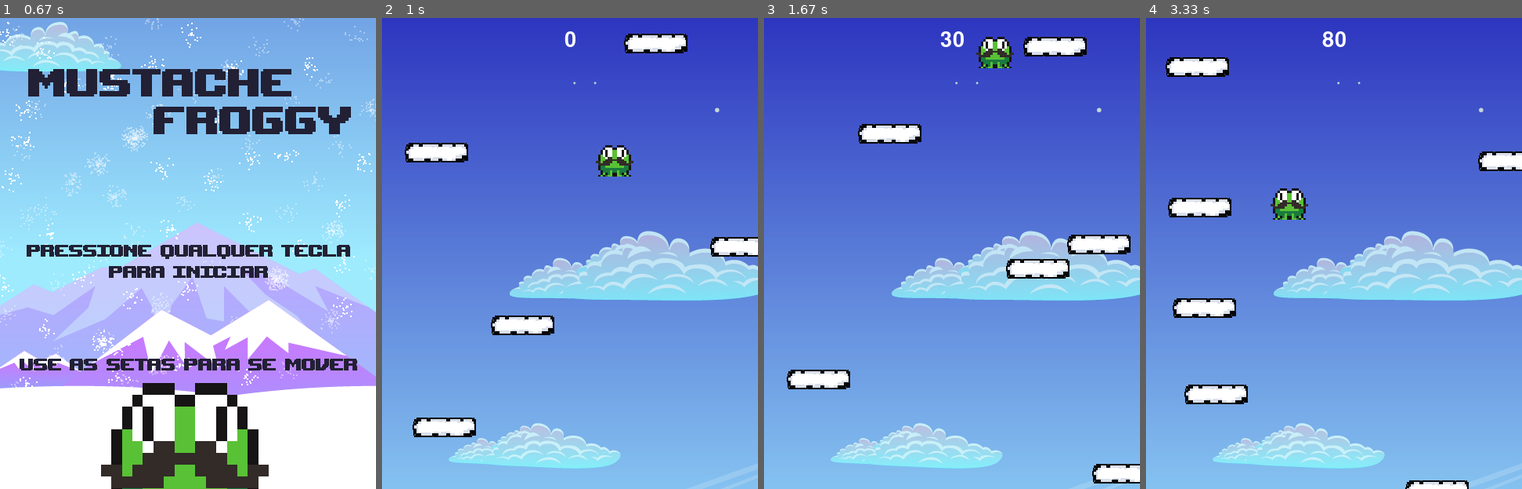
Above: before the commit, frames 1-4 (left to right).
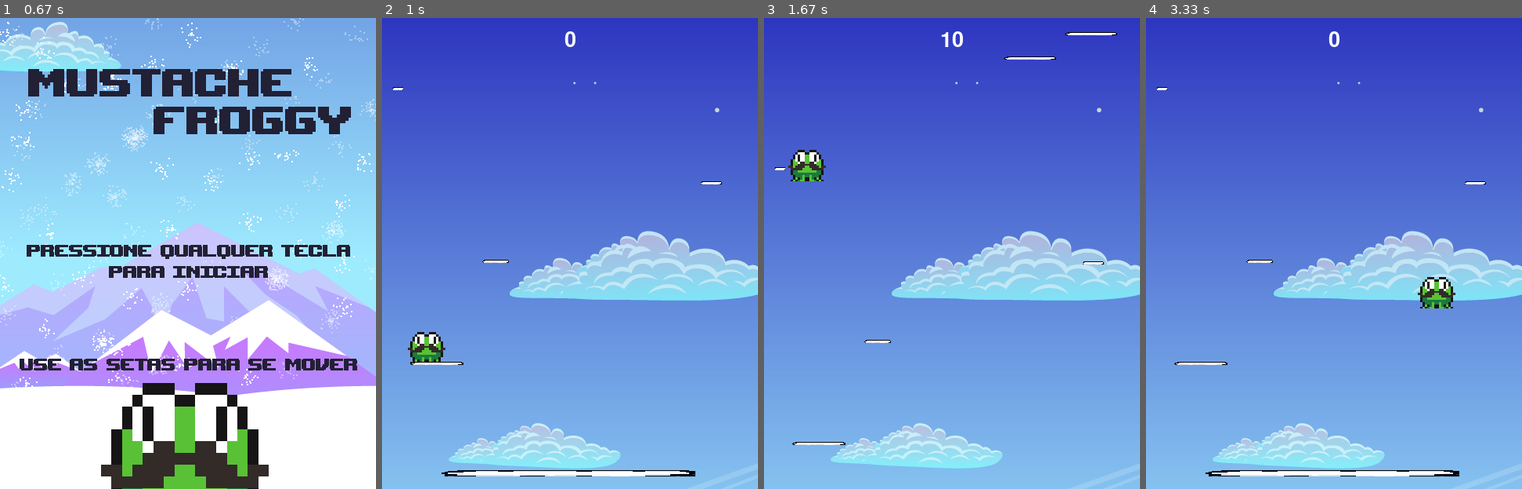
Above: after the commit, the same moments.

Repository: gabrielmmh/PyGame
Game: pygame game, started from main.py
Two runs of this game, one before a commit and one after it. Both use one fixed random seed, a clock stepped at 60 frames per second and the inputs below.
Inputs:
- Up to frame 1 (0.67 s): hold Right from 0.33 s (still down)
- Up to frame 2 (1 s): release Right at 0.8 s; hold Right from 0.83 s (still down)
- Up to frame 3 (1.67 s): release Right at 1.3 s; hold Left from 1.33 s (still down)
- Up to frame 4 (3.33 s): release Left at 1.87 s; hold Left 1.9-2.3 s; hold Right 2.33-2.97 s; hold Left from 3 s (still down)

Frame 1 is identical in both runs. In frame 2, 5.4% of the frame differs, in the area x 2-100%, y 3-98%; in frame 3, 5.4%; in frame 4, 5.8%, in the area x 2-100%, y 2-100%.

Commit message:
voltando 1

Diff:
--- a/main.py
+++ b/main.py
@@ -9,7 +9,7 @@
 
 class Jogo:
     def __init__(self):
-        # Inicializa a janela do jogo-----------------------------------
+        # Inicializa a janela do jogo
         pg.init()
         pg.mixer.init()
         self.screen = pg.display.set_mode((LARGURA, ALTURA))
@@ -22,7 +22,7 @@
 
 
     def load_data(self):
-        # insere a maior pontuação---------------------------------------
+        # insere a maior pontuação
         self.dir = path.dirname(__file__)
         with open(path.join(self.dir, MAIOR_PONT), 'w') as f:
             try:
@@ -31,27 +31,24 @@
                 self.maior_pont = 0
 
     def new(self):
-
-        # Coomeça um novo jogo----------------------------------------------
+        plat = Platform(0,ALTURA - 40 , LARGURA , 100)
+        plat2 = Platform(20,ALTURA - 300  , 100 , 40)
+        # Coomeça um novo jogo
         self.fundo = pg.image.load(path.join(img_dir, 'fundo.png')).convert()
         self.fundo_ret = self.fundo.get_rect()
         self.score = 0
         self.all_sprites = pg.sprite.Group()
         self.plataformas = pg.sprite.Group()
-        #Cria o player----------------------
+        #Cria o player
         self.player = Player()
         self.all_sprites.add(self.player)
-        #Cria as plataformas-----------------
+        #Cria as plataformas
         for p in LISTA_PLATS:
-            p = Platform(self,*p)
+            p = Platform(*p)
             self.all_sprites.add(p)
             self.plataformas.add(p)
-
-        # Musiquinha -------------------------
         pg.mixer.music.load('bitsong.wav')
         pg.mixer.music.play(-1)
-
-
         self.run()
 
     def run(self):
@@ -64,17 +61,17 @@
             self.draw()
 
     def update(self):
-        # Loop do jogo - Update----------------------------------------------
+        # Loop do jogo - Update
         self.all_sprites.update()
-        # Quando estiver subindo o player 'n encosta' na plataforma----------
+        # Quando estiver subindo o player 'n encosta' na plataforma
         if self.player.vel.y > 0:
             colisao = pg.sprite.spritecollide(self.player,self.plataformas,False)
-            #colisao na plataforma e  pulo automatico------------------------
+            #colisao na plataforma e  pulo automatico
             if colisao:
                 self.player.pos.y = colisao[0].rect.top
                 self.player.vel.y = 0
                 self.player.vel.y = -15
-        #Subir tela-------------------------------------------------
+        #Subir tela
         if self.player.rect.top <=  ALTURA/4:
             self.player.pos.y += abs(self.player.vel.y)
             for plat in self.plataformas:
@@ -92,17 +89,18 @@
         if len(self.plataformas) == 0:
             self.playing = False
 
-        #Criando plataformas novas--------------------------------
+        #Criando plataformas novas
         while len(self.plataformas) < 6:
             largura = random.randrange(50, 100)
-            p = Platform(self,random.randrange(0, LARGURA-largura),
-                        random.randrange(-75, -30))
+            p = Platform(random.randrange(0, LARGURA-largura),
+                        random.randrange(-75, -30),
+                         largura, 20)
             self.plataformas.add(p)
             self.all_sprites.add(p)
 
 
     def events(self):
-        # Loop do jogo - eventos--------------
+        # Loop do jogo - eventos
         for event in pg.event.get():
             # checar se está fechando a janela
             if event.type == pg.QUIT:
@@ -111,17 +109,16 @@
                 self.running = False
 
     def draw(self):
-        # Loop do jogo - desenho------------------------------------------
+        # Loop do jogo - desenho
         self.screen.fill(AZULCLARO)
         self.screen.blit(self.fundo, self.fundo_ret)
         self.all_sprites.draw(self.screen)
-        self.screen.blit(self.player.image, self.player.rect)
         self.draw_text(str(self.score), 40, BRANCO, LARGURA/2, 15)
-        # Depois de desenhar tudo, rodar o display----------------
+        # Depois de desenhar tudo, rodar o display
         pg.display.flip()
 
     def show_start_screen(self):
-        # tela de inicio------------------------------------------------
+        # tela de inicio
         self.screen.fill(AZULCLARO)
         self.fundo1 = pg.image.load(path.join(img_dir, 'fundo_inicio1.png')).convert()
         self.fundo1_ret = self.fundo1.get_rect()
--- a/settings.py
+++ b/settings.py
@@ -11,11 +11,11 @@
 DESACELERACAO = -0.12
 
 LISTA_PLATS = [
-    (0, ALTURA - 40,),
-    (20, ALTURA - 170,),
-    (120, ALTURA - 300,),
-    (400, ALTURA - 400,),
-    (10, ALTURA - 520,)
+    (0, ALTURA - 40, LARGURA, 40),
+    (20, ALTURA - 170, 100, 20),
+    (120, ALTURA - 300, 50, 20),
+    (400, ALTURA - 400, 40, 20),
+    (10, ALTURA - 520, 20, 20)
 ]
 
 # Definindo cores
--- a/sprites.py
+++ b/sprites.py
@@ -19,8 +19,8 @@
         self.image = pg.transform.scale(self.stand[0], (60, 60))
         self.image.set_colorkey(PRETO)
         self.rect = self.image.get_rect()
-        self.rect.center = (LARGURA / 2, ALTURA / 2)
-        self.pos = vec(LARGURA / 2, ALTURA / 2)
+        self.rect.center = (0, ALTURA - 40,)
+        self.pos = vec(0, ALTURA - 40,)
         self.vel = vec(0, 0)
         self.acc = vec(0, 0)
     #--------------------------------------------------------------------------------------------------------
@@ -99,14 +99,15 @@
 
 
 class Platform(pg.sprite.Sprite):
-    def __init__( self,game,x,y ):
+    def __init__( self,x,y,l,h):
         #Plataformas
-        self.game = game
+
         img_dir = path.join(path.dirname(__file__),'img')
         # Carregando as imagens
         pg.sprite.Sprite.__init__(self)
-
-        self.image = pg.image.load(path.join(img_dir,"Nuvem.png")).convert()
+        nuvem = pg.image.load(path.join(img_dir,"Nuvem.png")).convert()
+        self.image = nuvem
+        self.image = pg.transform.scale (nuvem, (l, h))
         self.image.set_colorkey(PRETO)
         self.rect = self.image.get_rect()
         self.rect.x=x
Not shown, added: foooong.wav
